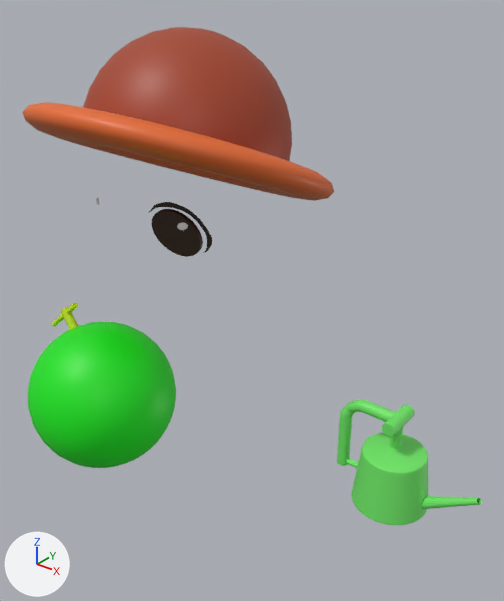
The glTF model prot/prot.glb, before and after one commit.
The view is the same before and after, from a 50 mm camera at (0.742, -0.735, 1.045) aimed at (0.133, 0.026, 0.573). Every picture has the same lights, and +X, +Y and +Z are marked at lower left. Where no turn or scale is listed for an object, it has been applied to the vertices.

In view in the first picture: 'Watering_Can_V2'.
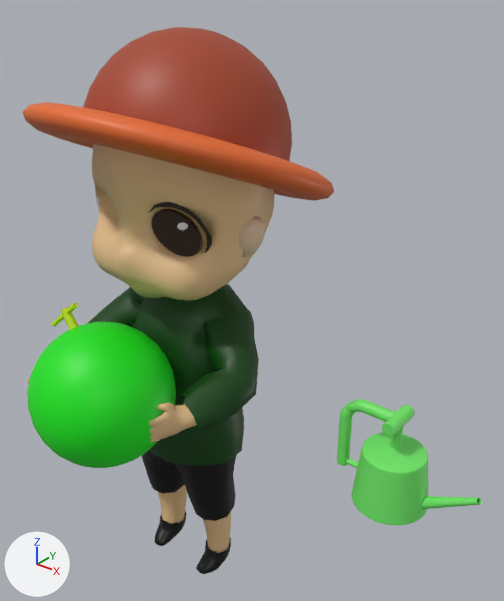
What changed in the scene script:
```text
Add mat_服:
    mat_服 = bpy.data.materials.new('服')
    # nodes: BsdfPrincipled, Mix, OutputMaterial, VertexColor
    # colours: black #000100
Add mat_身体:
    mat_身体 = bpy.data.materials.new('身体')
    # nodes: BsdfPrincipled, Mix, OutputMaterial, VertexColor
    # colours: beige #e7c28e
Add mat_hair_009:
    mat_hair_009 = bpy.data.materials.new('hair.009')
    # nodes: BsdfPrincipled, Mix, OutputMaterial, VertexColor
    # colours: green #3de234
Add mat_ear:
    mat_ear = bpy.data.materials.new('ear')
    # nodes: BsdfPrincipled, Mix, OutputMaterial, VertexColor
    # colours: beige #e7cbac
Add me_円柱_000:
    me_円柱_000.from_pydata(...)  # 3594 vertices, 7028 faces; spans x -0.172..0.186, y -0.236..0.173, z -0.003..0.879
    # faces by material slot: [5242, 882, 656, 248]
    me_円柱_000.materials.append(mat_身体)
    me_円柱_000.materials.append(mat_hair_009)
    me_円柱_000.materials.append(mat_服)
    me_円柱_000.materials.append(mat_ear)
Add ob_body:
    ob_body = bpy.data.objects.new('Body', me_円柱_000)
    ob_body.location = (0.0, 0.0, 0.0)
```

What differs and where, as boxes (x1, y1, x2, y2) in the pictures (504 x 601 px):
'Body', added: after (26, 144, 274, 574)
    faces in mat_身体: (26, 144, 274, 553)
    faces in mat_hair_009: (88, 284, 259, 465)
    faces in mat_服: (142, 451, 236, 574)
    faces in mat_ear: (238, 216, 265, 257)
